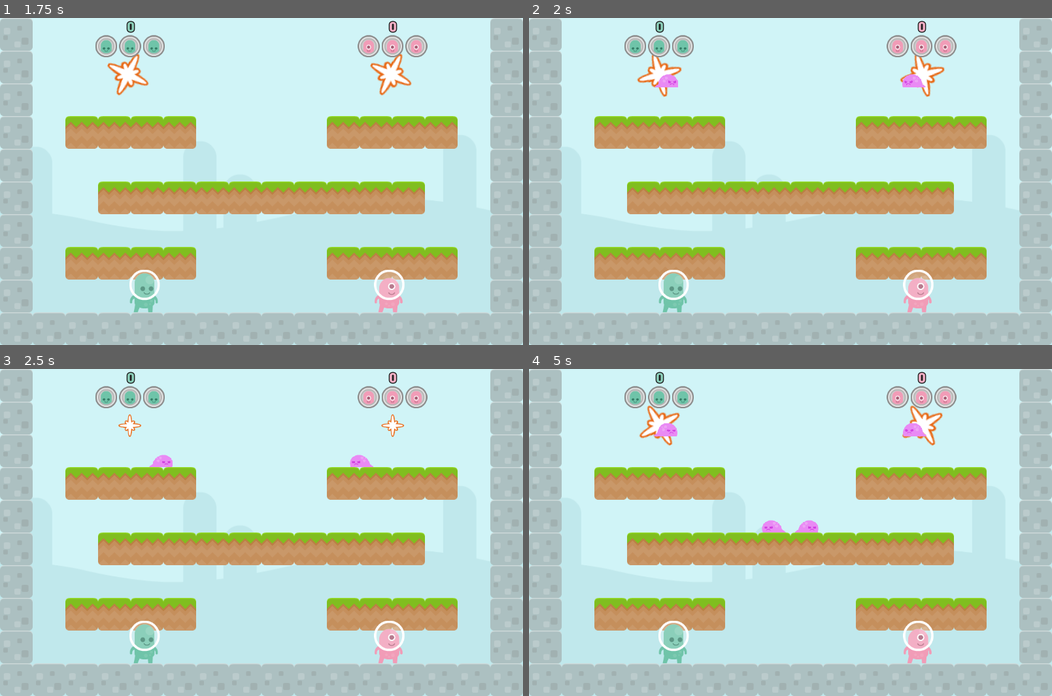
Above: before the commit, frames 1-4 (two rows, left to right).
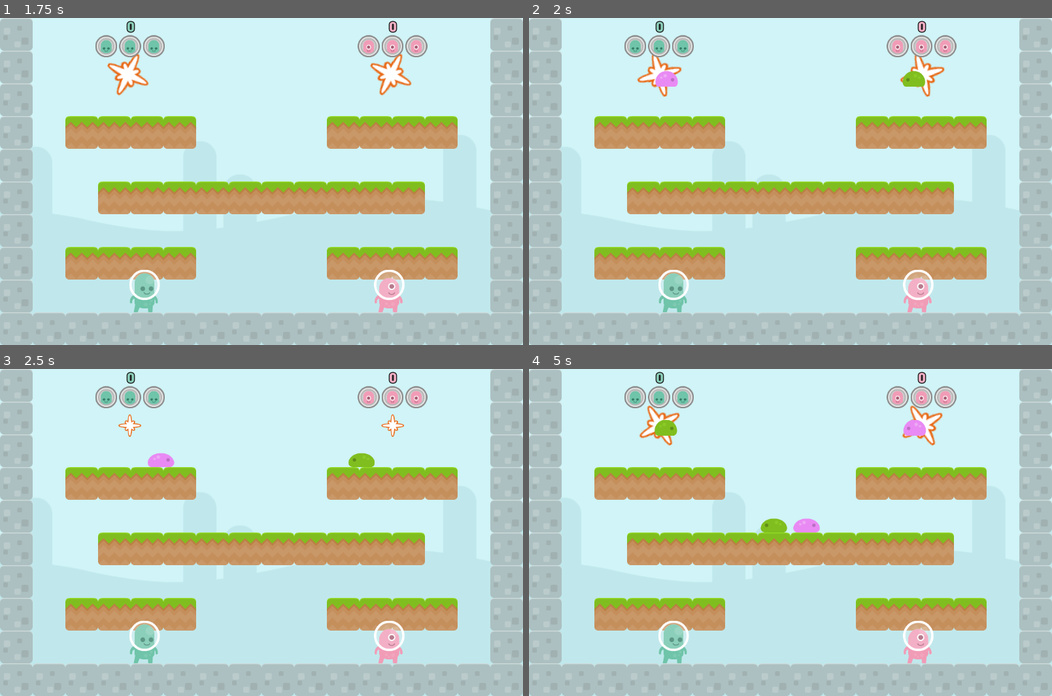
Above: after the commit, the same moments.

Repository: doctor-g/AltNaGaDeMon2021
Game: Godot game, scene res://World/World.tscn
Two runs of this game, one before a commit and one after it. Both use one fixed random seed, a clock stepped at 60 frames per second and the inputs below.
Inputs:
- Up to frame 1 (1.75 s): tap Enter at 0.5 s
- Up to frame 2 (2 s): no input
- Up to frame 3 (2.5 s): no input
- Up to frame 4 (5 s): no input

Frame 1 is identical in both runs. In frame 2, 0.3% of the frame differs, in the area x 24-76%, y 16-22%; in frame 3, 0.3%; in frame 4, 0.6%, in the area x 23-76%, y 15-50%.

Commit message:
Introduce pink slimes
Pink and green slimes currently work the same way, but they
are independent scenes that share a script.

The slime images are from the "extra animations and enemies" portion
of the platformer art pack. They have been edited so that each frame
has the same dimensions.

Diff:
--- /dev/null
+++ b/project/Enemies/Slime/GreenSlime.tscn
@@ -0,0 +1,67 @@
+[gd_scene load_steps=9 format=2]
+
+[ext_resource path="res://Enemies/Slime/slimeGreen.png" type="Texture" id=1]
+[ext_resource path="res://Enemies/Slime/slimeGreen_walk.png" type="Texture" id=2]
+[ext_resource path="res://Enemies/Slime/Slime.gd" type="Script" id=3]
+[ext_resource path="res://Enemies/fisheye_shader.tres" type="Material" id=4]
+
+[sub_resource type="SpriteFrames" id=1]
+animations = [ {
+"frames": [ ExtResource( 1 ), ExtResource( 2 ) ],
+"loop": true,
+"name": "walk",
+"speed": 5.0
+} ]
+
+[sub_resource type="RectangleShape2D" id=6]
+extents = Vector2( 26, 16 )
+
+[sub_resource type="Animation" id=3]
+length = 0.001
+tracks/0/type = "value"
+tracks/0/path = NodePath("AnimatedSprite:material:shader_param/power")
+tracks/0/interp = 1
+tracks/0/loop_wrap = true
+tracks/0/imported = false
+tracks/0/enabled = true
+tracks/0/keys = {
+"times": PoolRealArray( 0 ),
+"transitions": PoolRealArray( 1 ),
+"update": 0,
+"values": [ 1.0 ]
+}
+
+[sub_resource type="Animation" id=4]
+resource_name = "captured"
+loop = true
+tracks/0/type = "value"
+tracks/0/path = NodePath("AnimatedSprite:material:shader_param/power")
+tracks/0/interp = 1
+tracks/0/loop_wrap = true
+tracks/0/imported = false
+tracks/0/enabled = true
+tracks/0/keys = {
+"times": PoolRealArray( 0, 0.5, 1 ),
+"transitions": PoolRealArray( 0.574349, 0.574349, 1 ),
+"update": 0,
+"values": [ 1.0, 2.0, 1.0 ]
+}
+
+[node name="Slime" type="KinematicBody2D" groups=["enemies"]]
+collision_layer = 4
+script = ExtResource( 3 )
+
+[node name="AnimatedSprite" type="AnimatedSprite" parent="."]
+material = ExtResource( 4 )
+position = Vector2( 1, -17 )
+frames = SubResource( 1 )
+animation = "walk"
+playing = true
+
+[node name="CollisionShape2D" type="CollisionShape2D" parent="."]
+position = Vector2( 0, -16 )
+shape = SubResource( 6 )
+
+[node name="AnimationPlayer" type="AnimationPlayer" parent="."]
+anims/RESET = SubResource( 3 )
+anims/captured = SubResource( 4 )
--- a/project/Enemies/Slime/Slime.tscn
+++ b/project/Enemies/Slime/PinkSlime.tscn
@@ -1,20 +1,20 @@
 [gd_scene load_steps=9 format=2]
 
-[ext_resource path="res://Enemies/Slime/slimeWalk1.png" type="Texture" id=1]
-[ext_resource path="res://Enemies/Slime/slimeWalk2.png" type="Texture" id=2]
+[ext_resource path="res://Enemies/Slime/slimePink_walk.png" type="Texture" id=1]
+[ext_resource path="res://Enemies/Slime/slimePink.png" type="Texture" id=2]
 [ext_resource path="res://Enemies/Slime/Slime.gd" type="Script" id=3]
 [ext_resource path="res://Enemies/fisheye_shader.tres" type="Material" id=4]
 
 [sub_resource type="SpriteFrames" id=1]
 animations = [ {
-"frames": [ ExtResource( 1 ), ExtResource( 2 ) ],
+"frames": [ ExtResource( 2 ), ExtResource( 1 ) ],
 "loop": true,
 "name": "walk",
 "speed": 5.0
 } ]
 
 [sub_resource type="RectangleShape2D" id=6]
-extents = Vector2( 25, 14 )
+extents = Vector2( 26, 16 )
 
 [sub_resource type="Animation" id=3]
 length = 0.001
@@ -53,13 +53,13 @@
 
 [node name="AnimatedSprite" type="AnimatedSprite" parent="."]
 material = ExtResource( 4 )
-position = Vector2( 1, -13 )
+position = Vector2( 1, -17 )
 frames = SubResource( 1 )
 animation = "walk"
 playing = true
 
 [node name="CollisionShape2D" type="CollisionShape2D" parent="."]
-position = Vector2( 1, -14 )
+position = Vector2( 0, -16 )
 shape = SubResource( 6 )
 
 [node name="AnimationPlayer" type="AnimationPlayer" parent="."]
--- a/project/Spawner/Spawner.gd
+++ b/project/Spawner/Spawner.gd
@@ -1,8 +1,6 @@
 extends Node2D
 
 signal enemy_spawned(enemy)
-
-const _SLIME := preload("res://Enemies/Slime/Slime.tscn")
 
 # These constants are tied to the export values for facing below.
 const _LEFT := 0
--- a/project/World/Level.gd
+++ b/project/World/Level.gd
@@ -1,4 +1,7 @@
 extends Node2D
+
+const _GREEN_SLIME := preload("res://Enemies/Slime/GreenSlime.tscn")
+const _PINK_SLIME := preload("res://Enemies/Slime/PinkSlime.tscn")
 
 # Called when the level is complete
 signal complete
--- a/project/World/Level00.gd
+++ b/project/World/Level00.gd
@@ -1,15 +1,14 @@
 extends "Level.gd"
 
 func _run():
-	var Slime := preload("res://Enemies/Slime/Slime.tscn")
 	yield(get_tree().create_timer(1.0), "timeout")
 
-	_spawners[0].spawn(Slime, true)
-	_spawners[1].spawn(Slime, false)
+	_spawners[0].spawn(_GREEN_SLIME, true)
+	_spawners[1].spawn(_PINK_SLIME, false)
 	yield(get_tree().create_timer(3.0), "timeout")
 
-	_spawners[0].spawn(Slime, true)
-	_spawners[1].spawn(Slime, false)
+	_spawners[0].spawn(_PINK_SLIME, true)
+	_spawners[1].spawn(_GREEN_SLIME, false)
 
 	_spawning_complete = true
 	for spawner in _spawners:
--- a/project/World/Level01.gd
+++ b/project/World/Level01.gd
@@ -1,7 +1,7 @@
 extends "Level.gd"
 
 func _run():
-	var Slime := preload("res://Enemies/Slime/Slime.tscn")
+	var Slime := _GREEN_SLIME
 	yield(get_tree().create_timer(1.0), "timeout")
 
 	_spawners[0].spawn(Slime, true)
Binary file added: project/Enemies/Slime/slimeGreen.png
Not shown, changed: project/Enemies/Slime/slimeGreen.png.import
Binary file added: project/Enemies/Slime/slimeGreen_walk.png
Not shown, added: project/Enemies/Slime/slimeGreen_walk.png.import
Binary file added: project/Enemies/Slime/slimePink.png
Not shown, changed: project/Enemies/Slime/slimePink.png.import
Binary file added: project/Enemies/Slime/slimePink_walk.png
Not shown, added: project/Enemies/Slime/slimePink_walk.png.import
Binary file removed: project/Enemies/Slime/slimeWalk1.png
Binary file removed: project/Enemies/Slime/slimeWalk2.png
